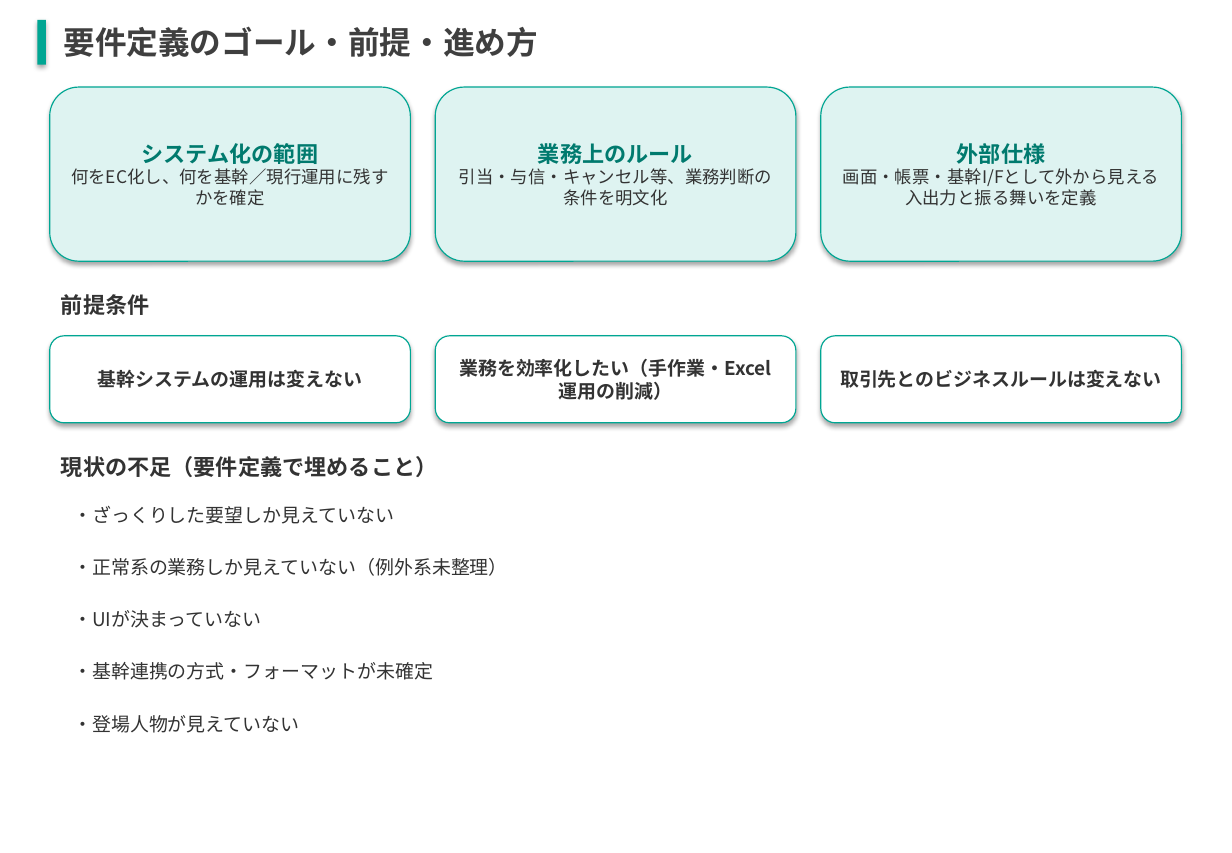
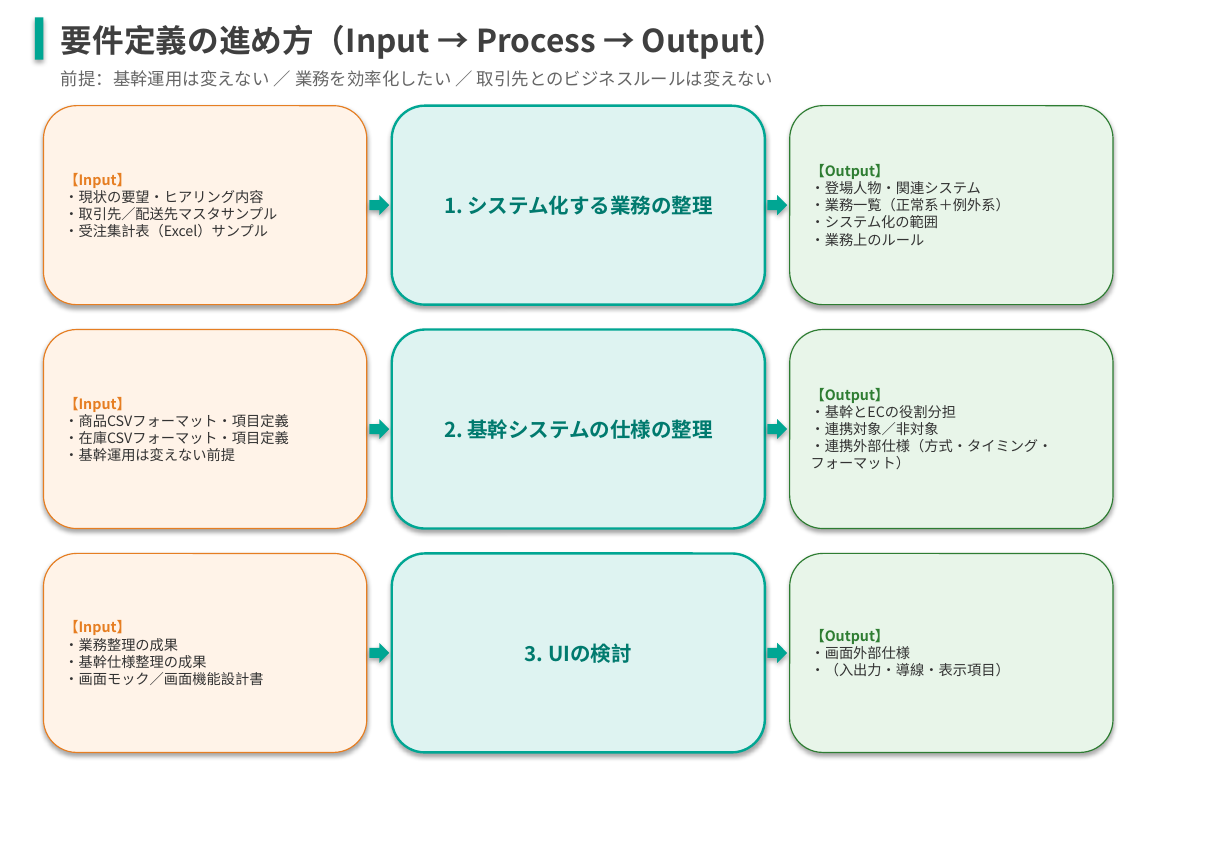
Before and after one commit to kozonoflight/git_tutorial, a slide deck: slide 2 of 要件定義WBS案_20260806.pptx. Drawn at 1232x853 pixels with LibreOffice and Linux fonts; fonts in the diff are those of the drawing. Boxes give left, top, right and bottom in pixels: in the first picture for what was removed or moved away, otherwise in the second. Text is boxed around its words. In the diff, an @@ line names an element or a change of style, - is before the commit and + after.

```diff
--- a/要件定義WBS案_20260806.pptx
+++ b/要件定義WBS案_20260806.pptx
@@ rectangle: place and size @@
-rectangle at [38,19,47,64]
+rectangle at [35,17,44,59]
@@ text at [61,25,786,59]: text changed @@
-要件定義のゴール・前提・進め方
+要件定義の進め方（Input → Process → Output）
@@ rounded rectangle removed at [50,88,411,262] @@
-システム化の範囲
-何をEC化し、何を基幹／現行運用に残すかを確定
@@ text added at [61,70,773,87], 11 pt, text #666666 @@
+前提：基幹運用は変えない ／ 業務を効率化したい ／ 取引先とのビジネスルールは変えない
@@ rounded rectangle removed at [436,88,796,262] @@
-業務上のルール
-引当・与信・キャンセル等、業務判断の条件を明文化
@@ rounded rectangle removed at [821,88,1182,262] @@
-外部仕様
-画面・帳票・基幹I/Fとして外から見える入出力と振る舞いを定義
@@ rounded rectangle added at [43,106,366,305], fill #FFF3E8, outline #E67E22 0.75 pt, 9 pt, text #333333 @@
+【Input】
+・現状の要望・ヒアリング内容
+・取引先／配送先マスタサンプル
+・受注集計表（Excel）サンプル
@@ rounded rectangle added at [391,106,764,305], fill #DEF3F1, outline #00A693 1.5 pt, 13 pt, text #007A6E, bold @@
+1. システム化する業務の整理
@@ rounded rectangle "【Output】": place and size @@
-rounded rectangle "【Output】" at [436,336,796,423]
+rounded rectangle "【Output】" at [789,106,1113,305]
@@ rounded rectangle "【Output】" at [789,106,1113,305]: fill #FFFFFF to #E8F5E9; outline #00A693 0.75 pt to #2E7D32 0.75 pt @@
@@ text in rounded rectangle at [811,164,1010,246]: text changed; size 12 to 9 pt; bold off @@
-業務を効率化したい（手作業・Excel運用の削減）
+【Output】
+・登場人物・関連システム
+・業務一覧（正常系＋例外系）
+・システム化の範囲
+・業務上のルール
@@ right arrow added at [370,196,389,215], fill #00A693 @@
@@ right arrow added at [768,196,787,215], fill #00A693 @@
@@ text removed at [61,294,150,315] @@
-前提条件
@@ rounded rectangle "【Input】": place and size @@
-rounded rectangle "【Input】" at [821,336,1182,423]
+rounded rectangle "【Input】" at [43,330,366,529]
@@ rounded rectangle "【Input】" at [43,330,366,529]: fill #FFFFFF to #FFF3E8; outline #00A693 0.75 pt to #E67E22 0.75 pt @@
@@ rounded rectangle removed at [50,336,411,423] @@
-基幹システムの運用は変えない
@@ rounded rectangle added at [391,330,764,529], fill #DEF3F1, outline #00A693 1.5 pt, 13 pt, text #007A6E, bold @@
+2. 基幹システムの仕様の整理
@@ rounded rectangle added at [789,330,1113,529], fill #E8F5E9, outline #2E7D32 0.75 pt, 9 pt, text #333333 @@
+【Output】
+・基幹とECの役割分担
+・連携対象／非対象
+・連携外部仕様（方式・タイミング・フォーマット）
@@ text in rounded rectangle at [64,397,289,461]: text changed; size 12 to 9 pt; bold off @@
-取引先とのビジネスルールは変えない
+【Input】
+・商品CSVフォーマット・項目定義
+・在庫CSVフォーマット・項目定義
+・基幹運用は変えない前提
@@ right arrow added at [370,420,389,439], fill #00A693 @@
@@ right arrow added at [768,420,787,439], fill #00A693 @@
@@ text removed at [61,456,438,477] @@
-現状の不足（要件定義で埋めること）
@@ text removed at [73,506,394,524] @@
-・ざっくりした要望しか見えていない
@@ rounded rectangle added at [43,554,366,753], fill #FFF3E8, outline #E67E22 0.75 pt, 9 pt, text #333333 @@
+【Input】
+・業務整理の成果
+・基幹仕様整理の成果
+・画面モック／画面機能設計書
@@ text removed at [73,558,508,576] @@
-・正常系の業務しか見えていない（例外系未整理）
@@ rounded rectangle added at [391,554,764,753], fill #DEF3F1, outline #00A693 1.5 pt, 13 pt, text #007A6E, bold @@
+3. UIの検討
@@ rounded rectangle added at [789,554,1113,753], fill #E8F5E9, outline #2E7D32 0.75 pt, 9 pt, text #333333 @@
+【Output】
+・画面外部仕様
+・（入出力・導線・表示項目）
@@ text removed at [73,610,261,628] @@
-・UIが決まっていない
@@ right arrow added at [370,643,389,662], fill #00A693 @@
@@ right arrow added at [768,643,787,662], fill #00A693 @@
@@ text removed at [73,662,433,680] @@
-・基幹連携の方式・フォーマットが未確定
@@ text removed at [73,715,299,733] @@
-・登場人物が見えていない
```
Also in this commit, not shown: 4 other slides changed, 1 slide added, 1 slide removed.
